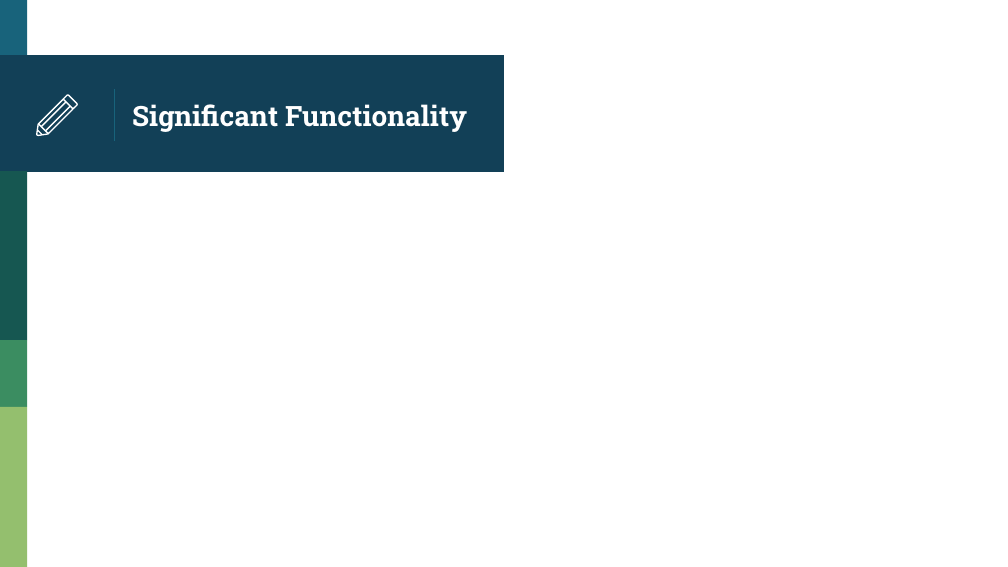
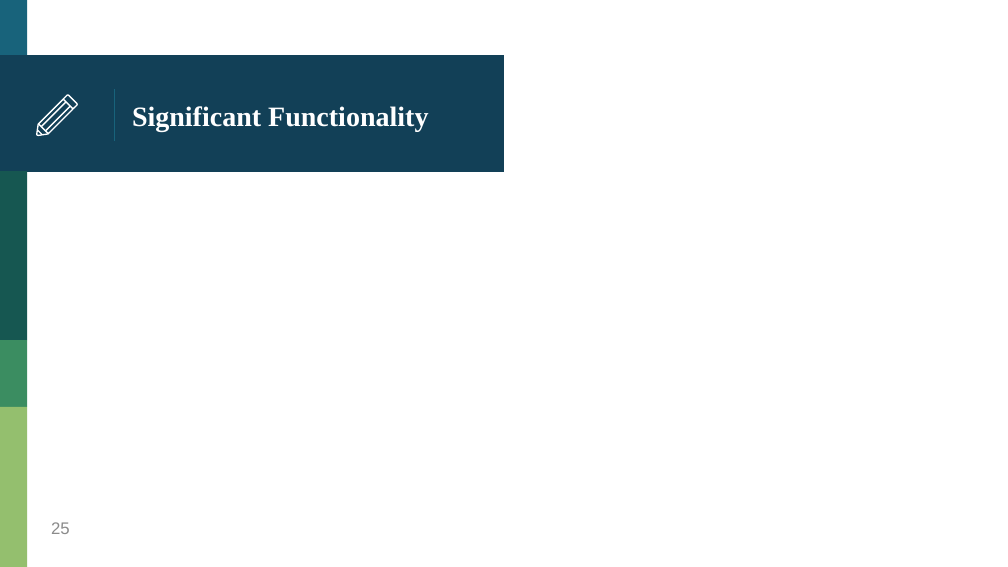
Before and after one commit to HankTwZhong/OOAD, a slide deck: slide 25 of OOAD_Midterm.pptx (slide 13 before the commit). Drawn at 1008x567 pixels with LibreOffice and Linux fonts; fonts in the diff are those of the drawing. Boxes give left, top, right and bottom in pixels: in the first picture for what was removed or moved away, otherwise in the second. Text is boxed around its words. In the diff, an @@ line names an element or a change of style, - is before the commit and + after.

```diff
--- a/OOAD_Midterm.pptx
+++ b/OOAD_Midterm.pptx
@@ title "Significant Functionality" at box(132, 106, 428, 131): font Roboto Slab to Times New Roman @@
@@ page number added at box(51, 522, 70, 534), 12 pt, text #8C8C8C @@
+25
```
Also in this commit, not shown: 15 other slides changed, 12 slides added, 19 other files.
